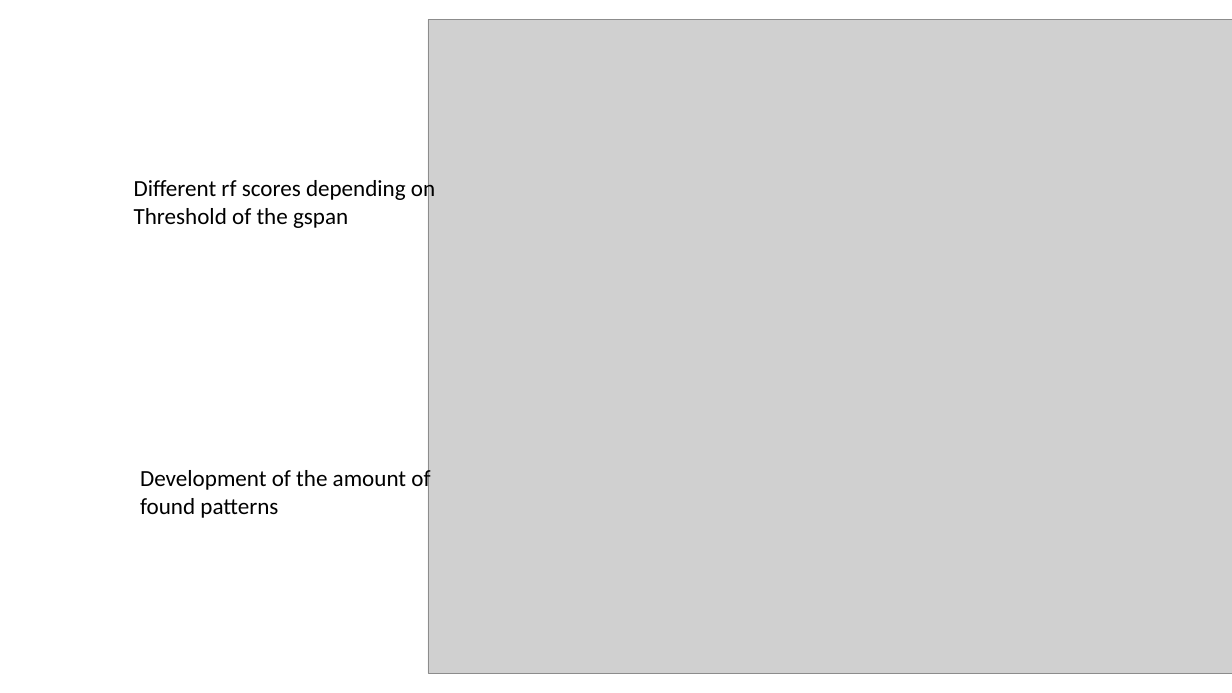
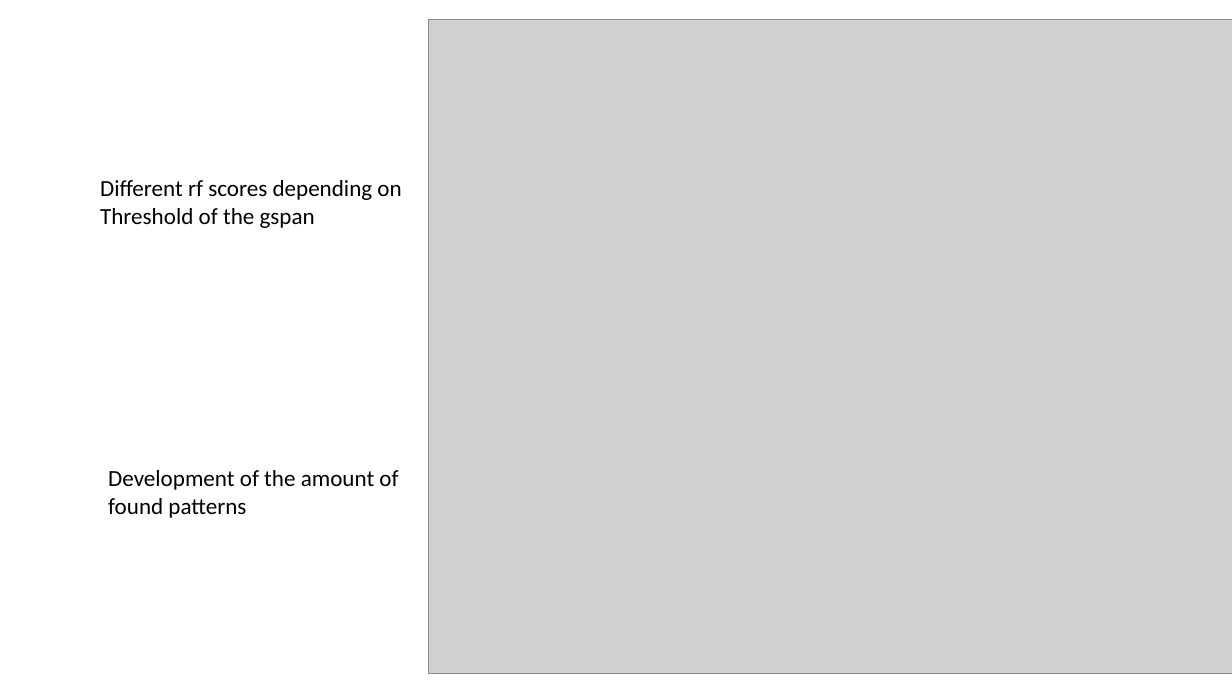
Before and after one commit to Reveret/DataMining, a slide deck: slide 6 of präsi_graph_mining.pptx. Drawn at 1232x693 pixels with LibreOffice and Linux fonts; fonts in the diff are those of the drawing; grey boxes stand for pictures. Boxes give left, top, right and bottom in pixels: in the first picture for what was removed or moved away, otherwise in the second. Text is boxed around its words. In the diff, an @@ line names an element or a change of style, - is before the commit and + after.

```diff
--- a/präsi_graph_mining.pptx
+++ b/präsi_graph_mining.pptx
@@ text "Different rf scores depending on" rewrapped from (134, 176, 435, 228) to (100, 180, 401, 228) @@
@@ text "Development of the amount of": place and size @@
-text "Development of the amount of" at (140, 467, 430, 518)
+text "Development of the amount of" at (108, 470, 398, 518)
```
Also in this commit, not shown: 4 other slides changed, 6 slides added, 1 slide removed, 20 other files.
